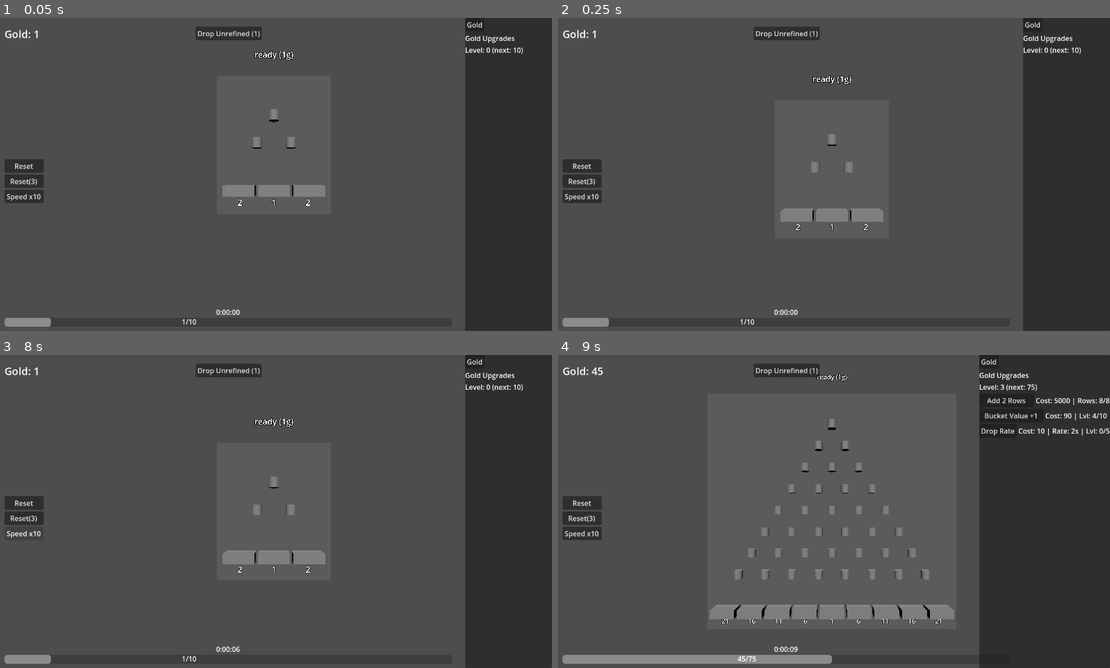
Above: before the commit, frames 1-4 (two rows, left to right).
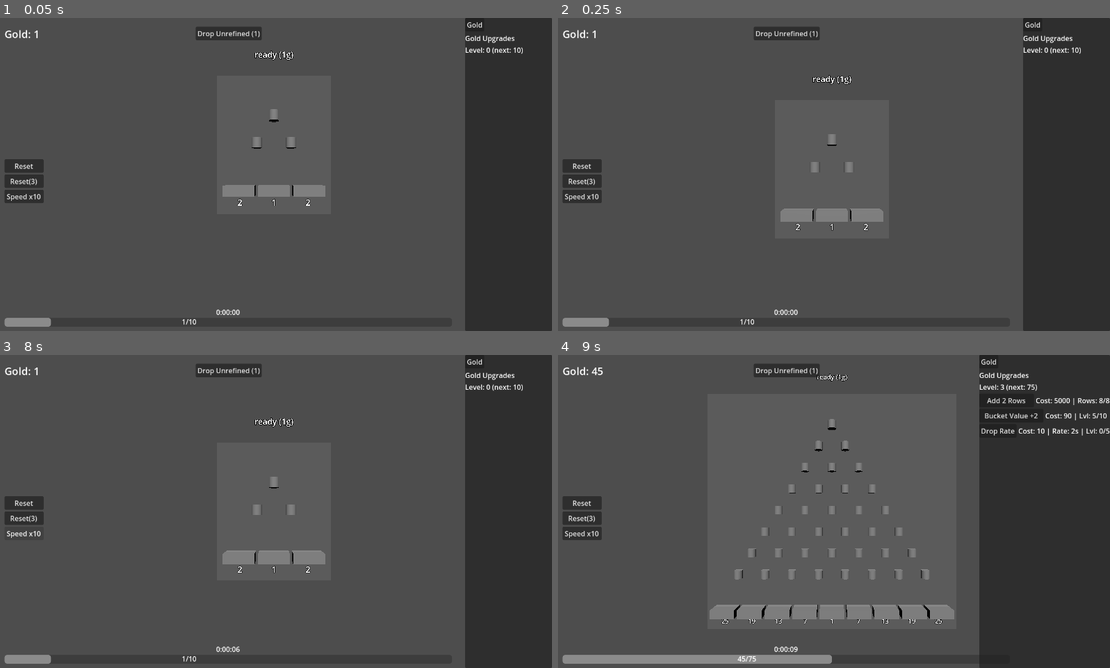
Above: after the commit, the same moments.

Repository: kjbrown-sandbox/pleenko
Game: Godot game, scene res://scenes/main.tscn
Same seed, same stepped clock (60 frames per second), same inputs: the game is played once before the commit and once after it.
Inputs (mouse positions are in pixels of both pictures, inside the frame that each line leads up to):
- Up to frame 1 (0.05 s): no input
- Up to frame 2 (0.25 s): no input
- Up to frame 3 (8 s): click "Gold" at 0.5 s; click "Speed x10" at 1.25 s; click "Drop Unrefined (1)" at 2 s; click "Gold" at 2.75 s; click "Speed x10" at 3.5 s; click "Drop Unrefined (1)" at 4.25 s; click "Gold" at 5 s; click "Speed x10" at 5.75 s; click "Drop Unrefined (1)" at 6.5 s; click "Reset" at 7.25 s
- Up to frame 4 (9 s): click "Reset(3)" at 8 s; click (1010, 414) at 8.75 s, where only the run before the commit has a clickable "Bucket Value +1"

Frames 1-3 are identical in both runs. In frame 4, less than 0.1% of the frame differs, in the area x 30-98%, y 18-86%.

Commit message:
Bucket value upgrades worth more

Diff:
--- a/scripts/main.gd
+++ b/scripts/main.gd
@@ -615,11 +615,11 @@
 			entry["cap_hover"] = "Row Cap +2: " + str(row_cap_cost) + " orange"
 		upgrades.append(entry)
 
-	# Bucket Value +1 (level 2)
+	# Bucket Value +2 (level 2)
 	if player_level >= 2:
 		var entry: Dictionary = {
 			"action": "bucket_value",
-			"label": "Bucket Value +1",
+			"label": "Bucket Value +2",
 			"cost_text": "Cost: " + str(bucket_value_cost) + " | Lvl: " + str(bucket_value_level) + "/" + str(bucket_value_cap),
 		}
 		if orange_board_unlocked:
@@ -677,7 +677,7 @@
 	if player_level >= 15:
 		upgrades.append({
 			"action": "orange_bucket_value",
-			"label": "Bucket Value +1",
+			"label": "Bucket Value +2",
 			"cost_text": "Cost: " + str(orange_bucket_value_cost) + " | Lvl: " + str(orange_bucket_value_level),
 		})
 
@@ -771,7 +771,7 @@
 	ui.update_coins(coin_total, coin_max)
 
 
-# === Bucket Value +1 (gold currency, gold panel, capped) ===
+# === Bucket Value +2 (gold currency, gold panel, capped) ===
 
 func _buy_bucket_value() -> void:
 	if coin_total < bucket_value_cost:
@@ -780,7 +780,7 @@
 		return
 
 	coin_total -= bucket_value_cost
-	bucket_value_level += 1
+	bucket_value_level += 2
 
 	regular_board.value_bonus = bucket_value_level
 	regular_board._build_board()
